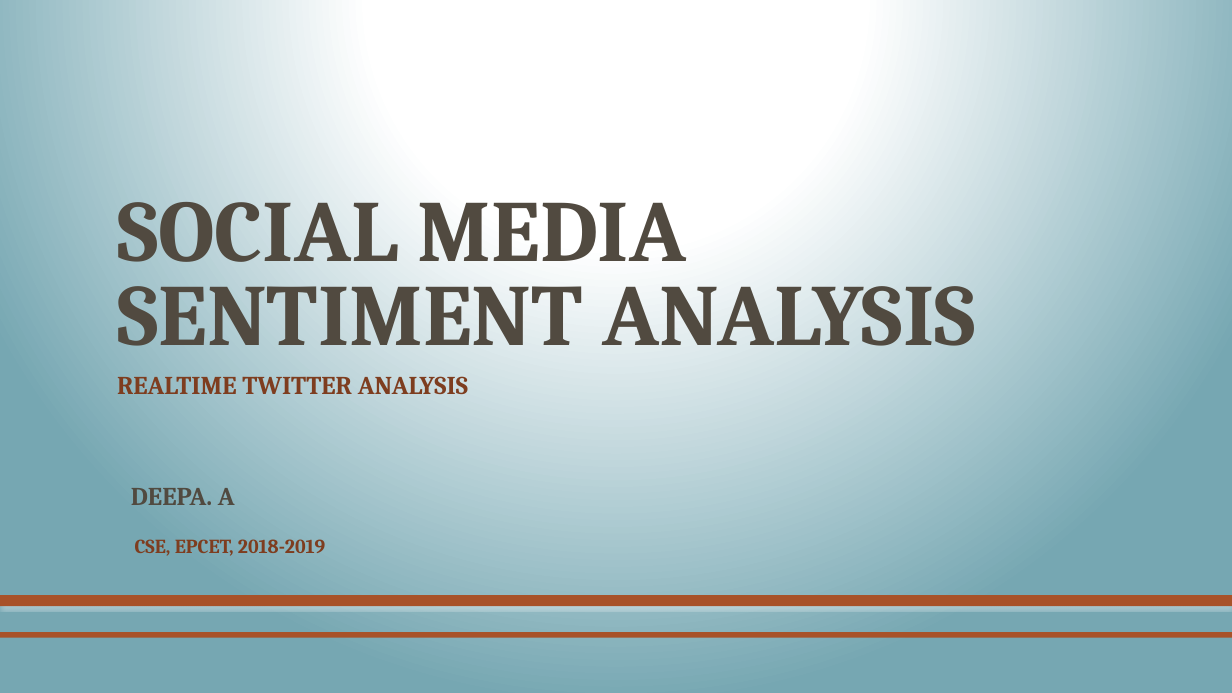
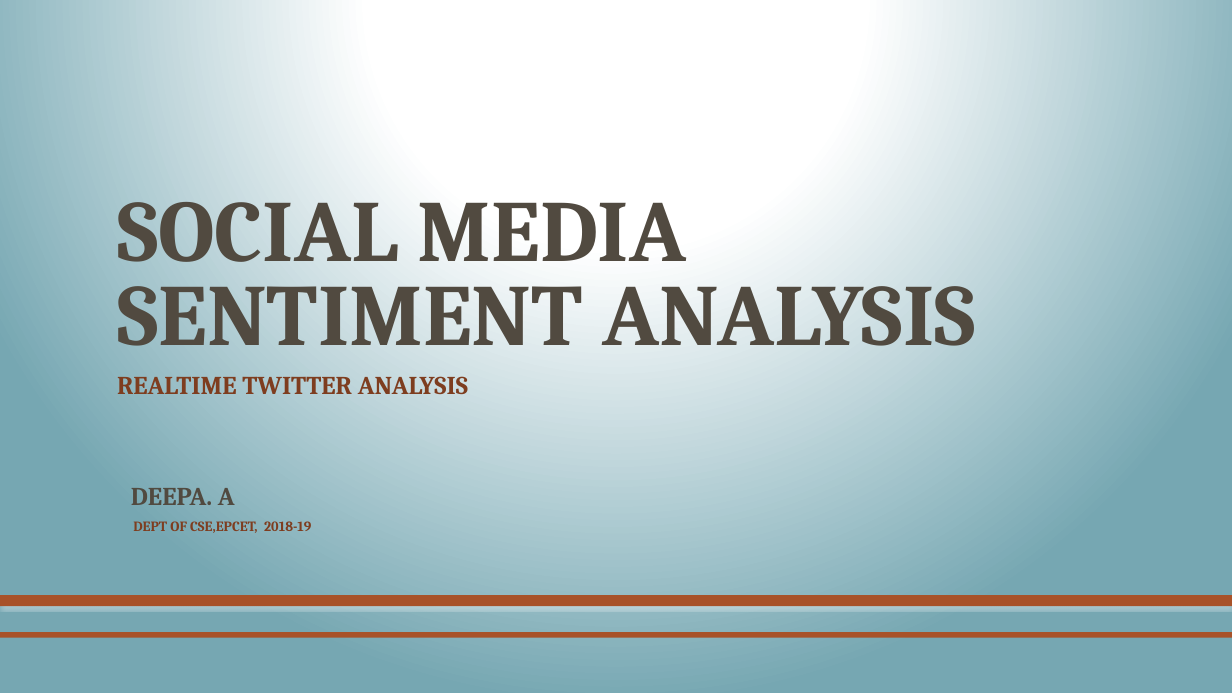
Before and after one commit to deepaindia/twitter-analysis, a slide deck: slide 1 of Presentation/SentimentAnalysis.pptx. Drawn at 1232x693 pixels with LibreOffice and Linux fonts; fonts in the diff are those of the drawing. Boxes give left, top, right and bottom in pixels: in the first picture for what was removed or moved away, otherwise in the second. Text is boxed around its words. In the diff, an @@ line names an element or a change of style, - is before the commit and + after.

```diff
--- a/Presentation/SentimentAnalysis.pptx
+++ b/Presentation/SentimentAnalysis.pptx
@@ text at [133, 521, 311, 533]: text changed; size 15.5 to 11 pt @@
-CSE, EPCET, 2018-2019
+DEPT OF CSE,EPCET, 2018-19
```
Also in this commit, not shown: 32 other slides changed, 1 slide added, 1 other file.
